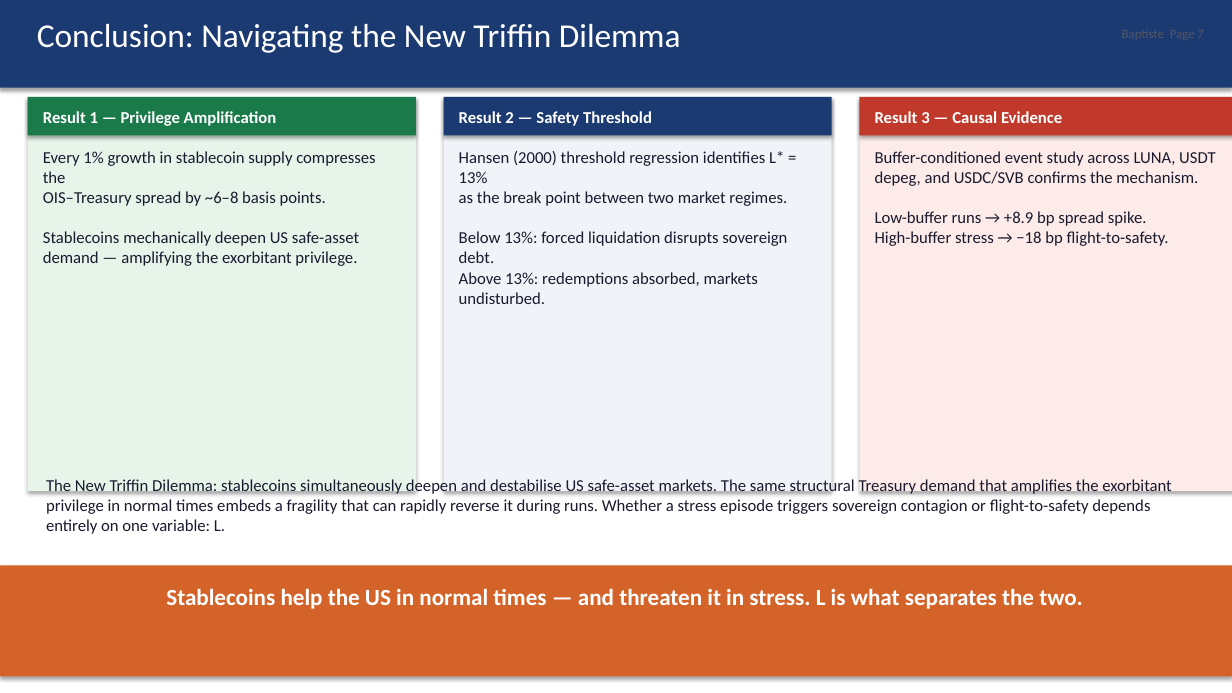
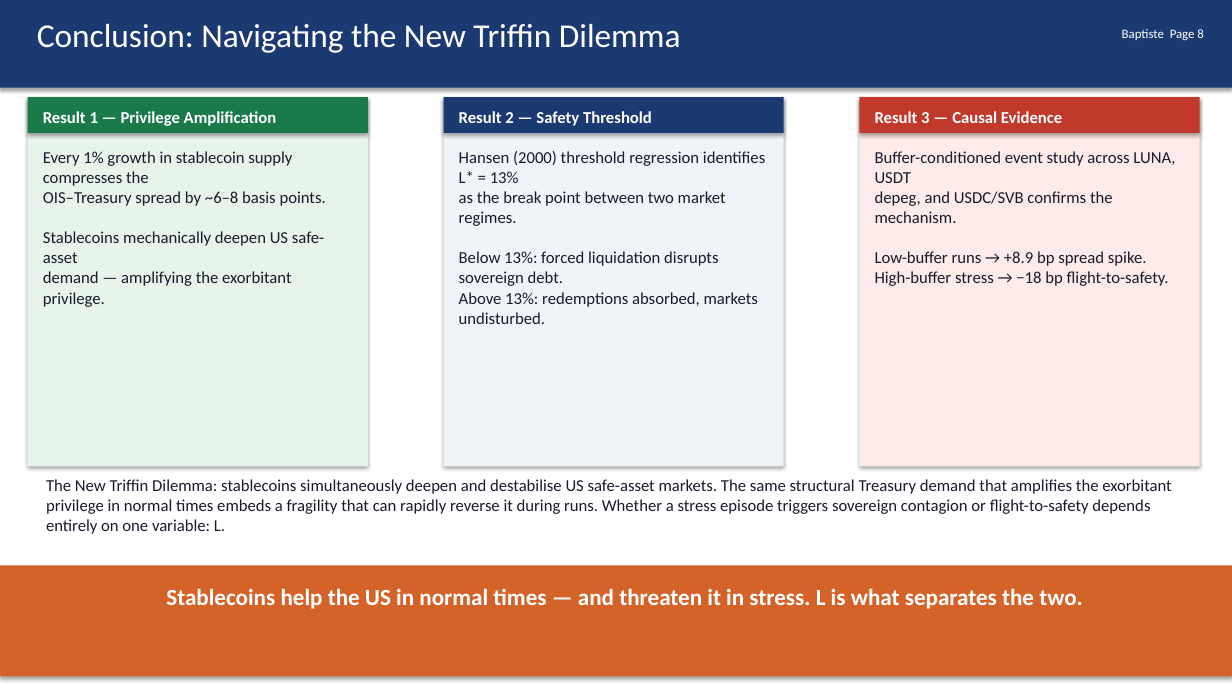
Before and after one commit to kimmireu0921/Stablecoins-and-the-Exorbitant-Privilege, a slide deck: slide 8 of presentations/0519_Stablecoin_Exorbitant_Privilege.pptx. Drawn at 1232x693 pixels with LibreOffice and Linux fonts; fonts in the diff are those of the drawing. Boxes give left, top, right and bottom in pixels: in the first picture for what was removed or moved away, otherwise in the second. Text is boxed around its words. In the diff, an @@ line names an element or a change of style, - is before the commit and + after.

```diff
--- a/presentations/0519_Stablecoin_Exorbitant_Privilege.pptx
+++ b/presentations/0519_Stablecoin_Exorbitant_Privilege.pptx
@@ text added at (x1=1122, y1=29, x2=1203, y2=40), 10 pt, text #FFFFFF @@
+Baptiste Page 8
@@ rectangle resized from (x1=28, y1=97, x2=416, y2=136) to (x1=28, y1=97, x2=368, y2=133) @@
@@ rectangle resized from (x1=28, y1=97, x2=416, y2=492) to (x1=28, y1=97, x2=368, y2=467) @@
@@ rectangle resized from (x1=444, y1=97, x2=832, y2=136) to (x1=444, y1=97, x2=784, y2=133) @@
@@ rectangle resized from (x1=444, y1=97, x2=832, y2=492) to (x1=444, y1=97, x2=784, y2=467) @@
@@ rectangle resized from (x1=860, y1=97, x2=1232, y2=136) to (x1=860, y1=97, x2=1200, y2=133) @@
@@ rectangle resized from (x1=860, y1=97, x2=1232, y2=492) to (x1=860, y1=97, x2=1200, y2=467) @@
@@ text "Every 1% growth in stablecoin ..." rewrapped from (x1=43, y1=151, x2=375, y2=266) to (x1=43, y1=151, x2=326, y2=307) @@
@@ text "Hansen (2000) threshold regression identifies ..." rewrapped from (x1=459, y1=151, x2=787, y2=304) to (x1=459, y1=151, x2=765, y2=324) @@
@@ text "Buffer-conditioned event study across LUNA, ..." rewrapped from (x1=875, y1=151, x2=1216, y2=246) to (x1=875, y1=151, x2=1175, y2=286) @@
```
Also in this commit, not shown: 8 other slides changed.
